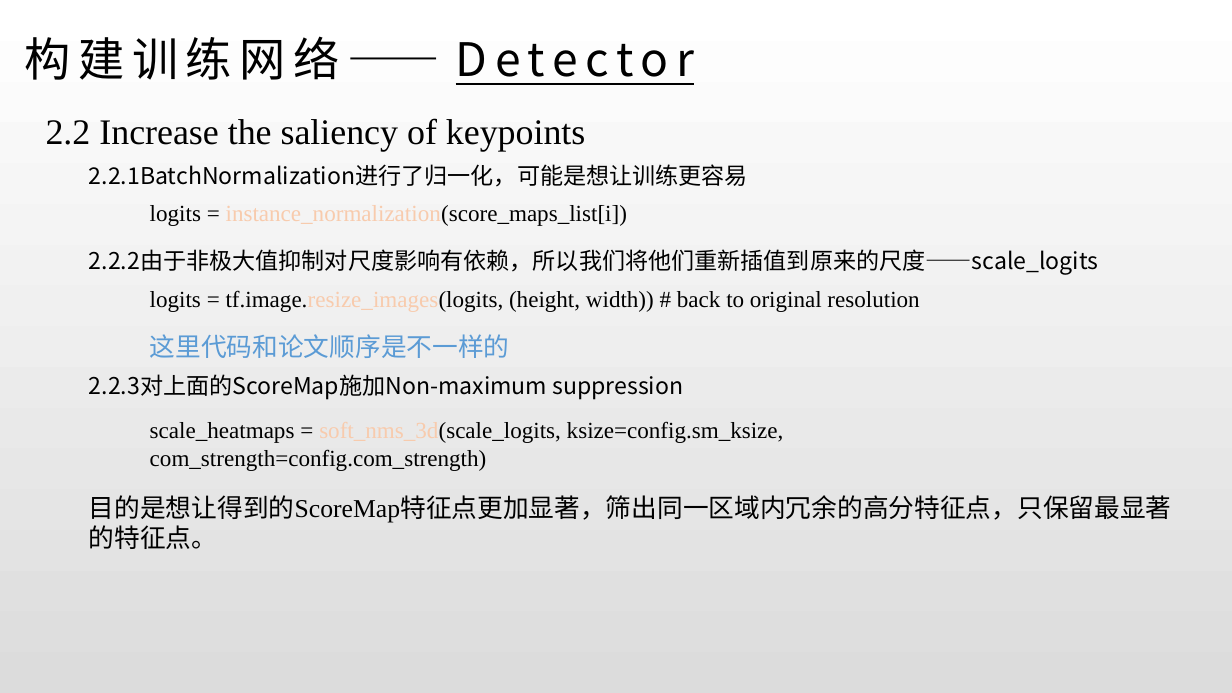
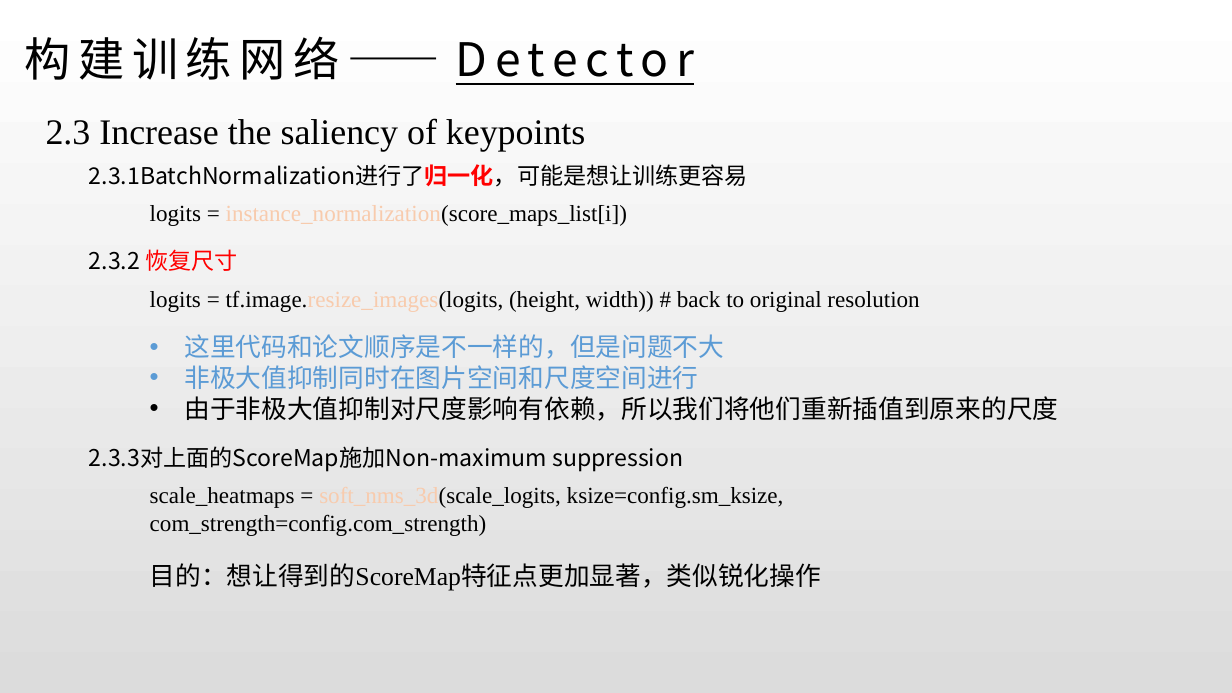
Before and after one commit to iamwangyabin/Awesome-Papers, a slide deck: slide 18 of paper/LF.pptx (slide 13 before the commit). Drawn at 1232x693 pixels with LibreOffice and Linux fonts; fonts in the diff are those of the drawing. Boxes give left, top, right and bottom in pixels: in the first picture for what was removed or moved away, otherwise in the second. Text is boxed around its words. In the diff, an @@ line names an element or a change of style, - is before the commit and + after.

```diff
--- a/paper/LF.pptx
+++ b/paper/LF.pptx
@@ text at [46,118,585,151]: text changed @@
-2.2 Increase the saliency of keypoints
+2.3 Increase the saliency of keypoints
@@ text at [89,164,748,187]: text changed @@
-2.2.1BatchNormalization进行了归一化，可能是想让训练更容易
+2.3.1BatchNormalization进行了归一化，可能是想让训练更容易
@@ text at [89,249,237,271]: text changed @@
-2.2.2由于非极大值抑制对尺度影响有依赖，所以我们将他们重新插值到原来的尺度——scale_logits
+2.3.2 恢复尺寸
@@ text at [184,334,1058,421]: text changed @@
-这里代码和论文顺序是不一样的
+• 这里代码和论文顺序是不一样的，但是问题不大
+• 非极大值抑制同时在图片空间和尺度空间进行
+• 由于非极大值抑制对尺度影响有依赖，所以我们将他们重新插值到原来的尺度
@@ text at [89,446,683,472]: text changed @@
-2.2.3对上面的ScoreMap施加Non-maximum suppression
+2.3.3对上面的ScoreMap施加Non-maximum suppression
@@ text "scale_heatmaps = soft_nms_3d(scale_logits, ksize=config.sm_k ...": place and size @@
-text "scale_heatmaps = soft_nms_3d(scale_logits, ksize=config.sm_k ..." at [150,421,784,471]
+text "scale_heatmaps = soft_nms_3d(scale_logits, ksize=config.sm_k ..." at [150,486,784,536]
@@ text at [150,563,821,591]: text changed @@
-目的是想让得到的ScoreMap特征点更加显著，筛出同一区域内冗余的高分特征点，只保留最显著的特征点。
+目的：想让得到的ScoreMap特征点更加显著，类似锐化操作
```
Also in this commit, not shown: 7 other slides changed, 14 slides added.
